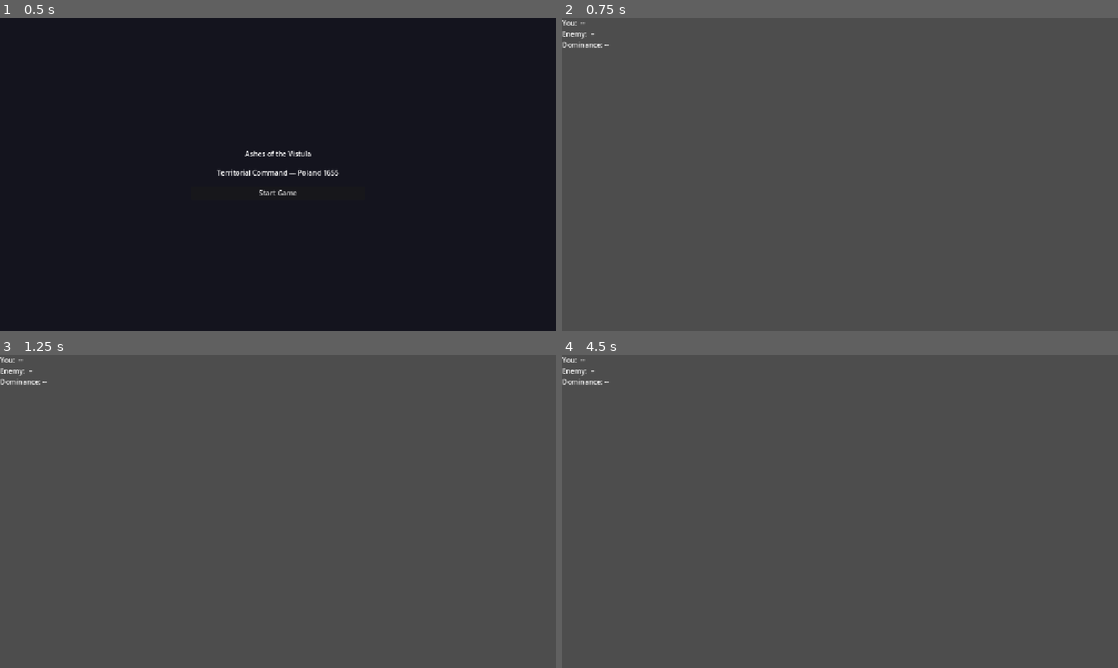
Above: before the commit, frames 1-4 (two rows, left to right).
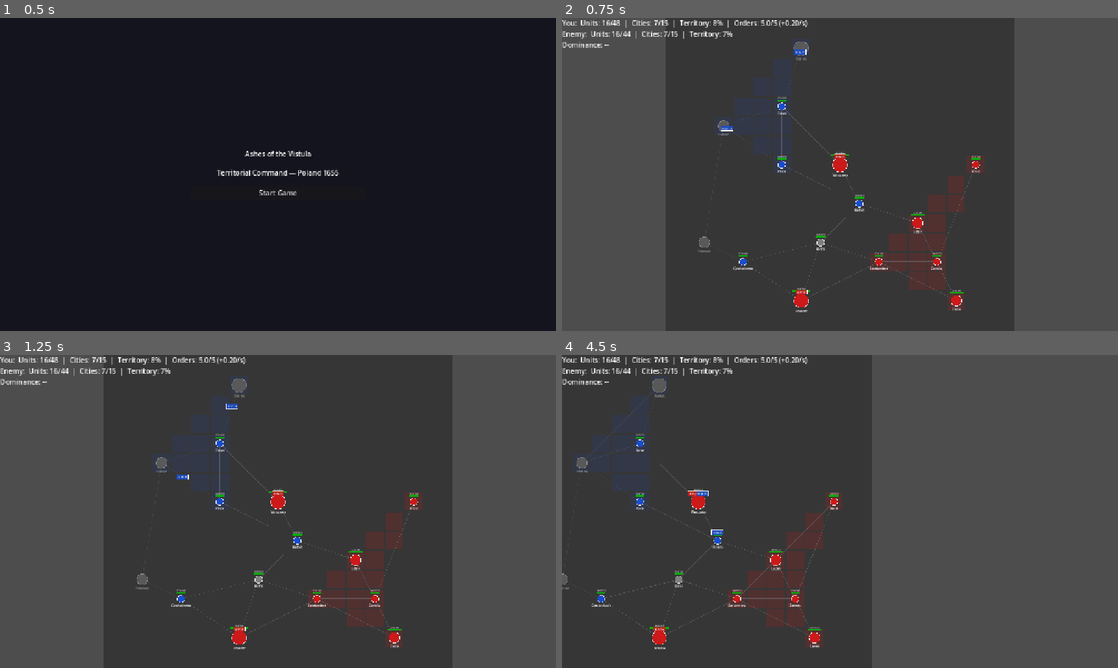
Above: after the commit, the same moments.

Repository: Ztein/Ashes-of-the-Vistula
Game: Godot game, scene res://scenes/main.tscn
Same seed, same stepped clock (60 frames per second), same inputs: the game is played once before the commit and once after it.
Inputs (mouse positions are in pixels of both pictures, inside the frame that each line leads up to):
- Up to frame 1 (0.5 s): no input
- Up to frame 2 (0.75 s): click "Start Game" at 0.5 s
- Up to frame 3 (1.25 s): no input
- Up to frame 4 (4.5 s): tap Enter at 1.25 s; move the mouse to (962, 495) at 1.27 s; hold Right (ui_right) 1.28-2.03 s; tap F at 1.35, 4.35 s; click (962, 495) at 1.42 s; move the mouse to (728, 527) at 2.02 s; hold Down (ui_down) 2.03-2.78 s; tap G at 2.1 s; move the mouse to (895, 442) at 2.77 s; hold Right (ui_right) 2.78-3.53 s; tap R at 2.85 s; move the mouse to (812, 574) at 3.52 s; hold Up (ui_up) 3.53-4.28 s; tap Tab at 3.6 s; click (812, 574) at 3.67 s; move the mouse to (1006, 558) at 4.27 s; hold Left (ui_left) from 4.28 s (still down)

Frame 1 is identical in both runs. In frame 2, 6.3% of the frame differs, in the area x 3-76%, y 0-94%; in frame 3, 6.3%; in frame 4, 6.2%.
Error before the commit: Parse Error: Cannot infer the type of "pixel_pos" variable because the value doesn't have a set type. (res://scenes/game/game.gd:134)

Commit message:
fix: add explicit type annotations for type inference errors
GDScript cannot infer types from Dictionary.get() and
get_viewport_rect(). Added explicit Vector2 annotations.

Co-Authored-By: Claude Opus 4.6 <noreply@anthropic.com>

Diff:
--- a/scenes/game/game.gd
+++ b/scenes/game/game.gd
@@ -131,7 +131,7 @@
 	var min_pos := Vector2(INF, INF)
 	var max_pos := Vector2(-INF, -INF)
 	for city in cities:
-		var pixel_pos := _hex_map.get_city_pixel_pos(city.id)
+		var pixel_pos: Vector2 = _hex_map.get_city_pixel_pos(city.id)
 		min_pos.x = minf(min_pos.x, pixel_pos.x)
 		min_pos.y = minf(min_pos.y, pixel_pos.y)
 		max_pos.x = maxf(max_pos.x, pixel_pos.x)
@@ -146,7 +146,7 @@
 	_camera.position = _map_bounds.get_center()
 
 	# Zoom to fit all cities in the viewport
-	var viewport_size := get_viewport_rect().size
+	var viewport_size: Vector2 = get_viewport_rect().size
 	var zoom_x: float = viewport_size.x / _map_bounds.size.x
 	var zoom_y: float = viewport_size.y / _map_bounds.size.y
 	var fit_zoom: float = minf(zoom_x, zoom_y)
